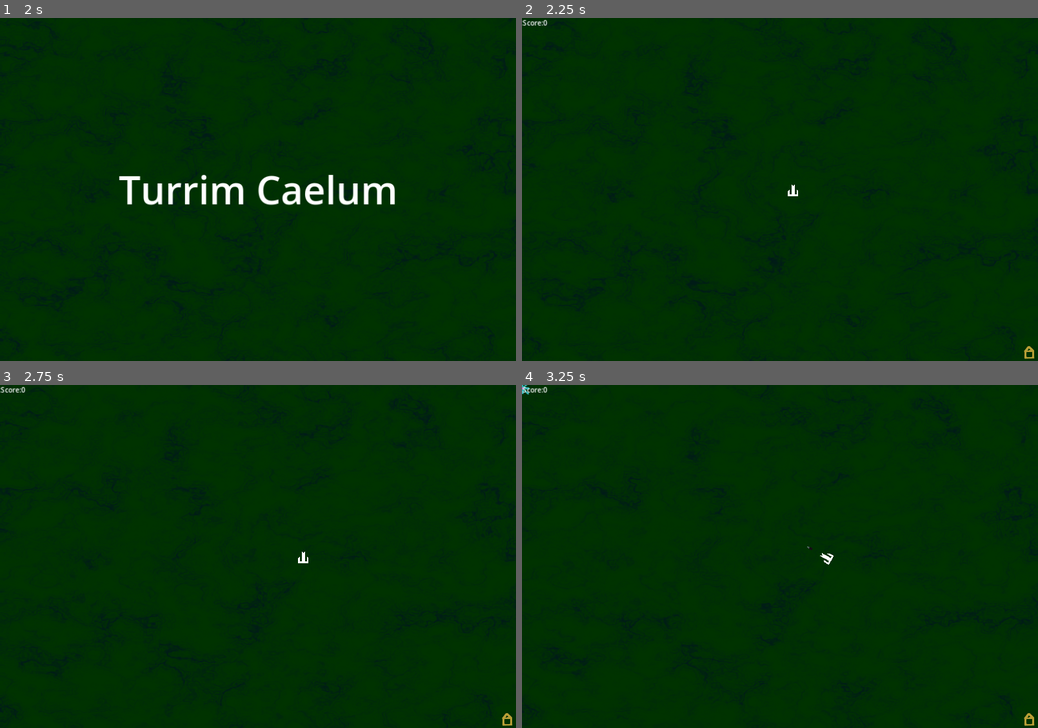
Above: before the commit, frames 1-4 (two rows, left to right).
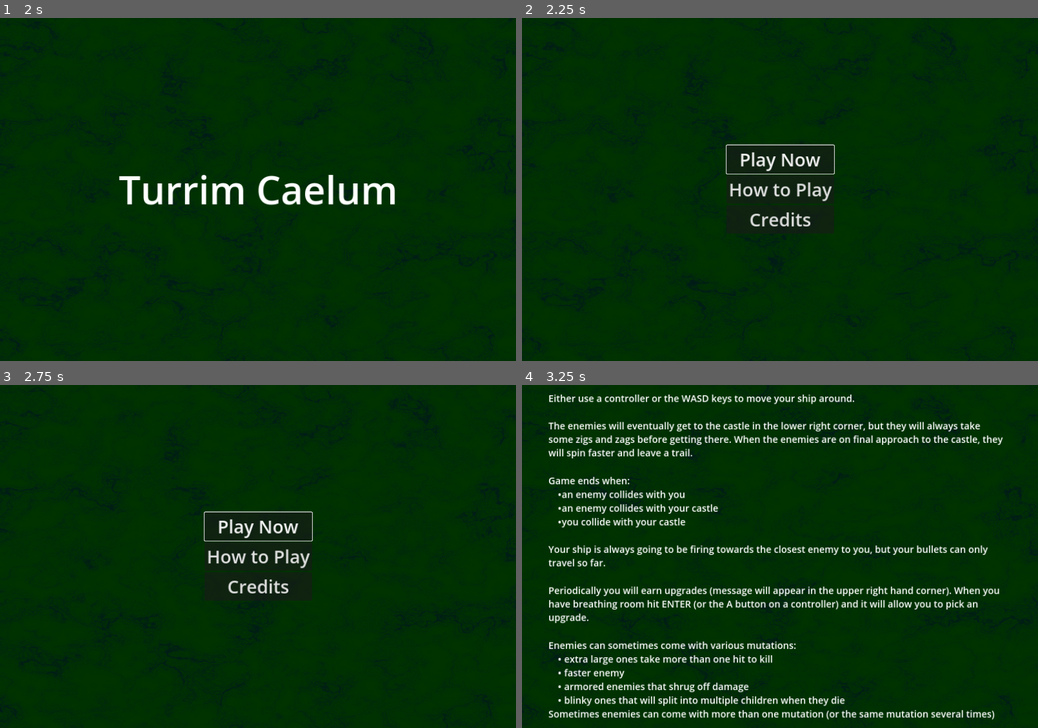
Above: after the commit, the same moments.

Repository: Habidakus/turrim-caelum
Game: Godot game, scene res://Scenes/main.tscn
The game is run twice, just before and just after one commit, with the same random seed, the same clock (stepped at 60 frames per second) and the same inputs. The engine's default icon, where the game draws it, is replaced by a stand-in: a white triangle on a blue panel in a dark square.
Inputs (mouse positions are in pixels of both pictures, inside the frame that each line leads up to):
- Up to frame 1 (2 s): tap Enter (pause) at 0.5 s; move the mouse to (371, 172) at 0.52 s; hold D (move_right) 0.53-1.28 s; click (371, 172) at 0.67 s; tap Space at 1.25 s; move the mouse to (154, 206) at 1.27 s; hold S (move_down) from 1.28 s (still down)
- Up to frame 2 (2.25 s): tap Enter (pause) at 2 s; move the mouse to (831, 114) at 2.02 s; release S (move_down) at 2.03 s; hold D (move_right) from 2.03 s (still down)
- Up to frame 3 (2.75 s): keep holding D (move_right)
- Up to frame 4 (3.25 s): release D (move_right) at 2.75 s; click (780, 556) at 2.75 s, where only the run after the commit has a clickable "How to Play"

Frame 1 is identical in both runs. In frame 2, 1.3% of the frame differs, in the area x 0-100%, y 0-100%; in frame 3, 1.3%; in frame 4, 11%.

Commit message:
Added Credits and How to page, and menu to select them

Diff:
--- a/Scenes/hud.tscn
+++ b/Scenes/hud.tscn
@@ -1,7 +1,8 @@
-[gd_scene load_steps=5 format=3 uid="uid://d2hbtaulje8em"]
+[gd_scene load_steps=6 format=3 uid="uid://d2hbtaulje8em"]
 
 [ext_resource type="Script" path="res://Scripts/hud.gd" id="1_edgxy"]
 [ext_resource type="PackedScene" uid="uid://uiim2bkkgwug" path="res://Scenes/card_template.tscn" id="2_yx255"]
+[ext_resource type="ButtonGroup" uid="uid://q2m6lpuqqkyw" path="res://Scenes/menuButtons.tres" id="3_xur4o"]
 
 [sub_resource type="ViewportTexture" id="ViewportTexture_x5c2e"]
 
@@ -13,17 +14,20 @@
 card_template_scene = ExtResource("2_yx255")
 
 [node name="ScoreLabel" type="Label" parent="."]
+visible = false
 offset_right = 40.0
 offset_bottom = 23.0
 text = "Score:"
 
 [node name="ScoreValue" type="Label" parent="."]
+visible = false
 offset_left = 48.0
 offset_right = 88.0
 offset_bottom = 26.0
 text = "9999"
 
 [node name="MoneyLabel" type="Label" parent="."]
+visible = false
 anchors_preset = 1
 anchor_left = 1.0
 anchor_right = 1.0
@@ -35,6 +39,7 @@
 horizontal_alignment = 2
 
 [node name="MoneyValue" type="Label" parent="."]
+visible = false
 anchors_preset = 1
 anchor_left = 1.0
 anchor_right = 1.0
@@ -45,6 +50,7 @@
 text = "9999"
 
 [node name="GameTitle" type="Label" parent="."]
+visible = false
 anchors_preset = 8
 anchor_left = 0.5
 anchor_top = 0.5
@@ -62,6 +68,7 @@
 vertical_alignment = 1
 
 [node name="GameOver" type="Label" parent="."]
+visible = false
 anchors_preset = 8
 anchor_left = 0.5
 anchor_top = 0.5
@@ -76,21 +83,8 @@
 theme_override_font_sizes/font_size = 84
 text = "Game Over"
 
-[node name="PressAnyKey" type="Label" parent="."]
-anchors_preset = 7
-anchor_left = 0.5
-anchor_top = 1.0
-anchor_right = 0.5
-anchor_bottom = 1.0
-offset_left = -20.0
-offset_top = -23.0
-offset_right = 20.0
-grow_horizontal = 2
-grow_vertical = 0
-theme_override_font_sizes/font_size = 24
-text = "(Press any key to start game)"
-
 [node name="CardA" type="TextureRect" parent="."]
+visible = false
 anchors_preset = 8
 anchor_left = 0.5
 anchor_top = 0.5
@@ -105,6 +99,7 @@
 texture = SubResource("ViewportTexture_x5c2e")
 
 [node name="CardC" type="TextureRect" parent="."]
+visible = false
 anchors_preset = 8
 anchor_left = 0.5
 anchor_top = 0.5
@@ -119,6 +114,7 @@
 texture = SubResource("ViewportTexture_7uxpj")
 
 [node name="CardB" type="TextureRect" parent="."]
+visible = false
 anchors_preset = 8
 anchor_left = 0.5
 anchor_top = 0.5
@@ -131,6 +127,172 @@
 grow_horizontal = 2
 grow_vertical = 2
 texture = SubResource("ViewportTexture_7uxpj")
+
+[node name="Credits" type="VBoxContainer" parent="."]
+visible = false
+anchors_preset = -1
+anchor_left = 0.056
+anchor_right = 1.0
+anchor_bottom = 1.0
+grow_horizontal = 2
+grow_vertical = 2
+size_flags_vertical = 3
+
+[node name="Top_Space" type="RichTextLabel" parent="Credits"]
+layout_mode = 2
+size_flags_vertical = 3
+theme_override_font_sizes/normal_font_size = 26
+theme_override_font_sizes/bold_font_size = 22
+bbcode_enabled = true
+fit_content = true
+
+[node name="Programming" type="RichTextLabel" parent="Credits"]
+layout_mode = 2
+theme_override_font_sizes/normal_font_size = 26
+theme_override_font_sizes/bold_font_size = 22
+bbcode_enabled = true
+text = "[b]Programming[/b]: Jason Abbott"
+fit_content = true
+
+[node name="Design" type="RichTextLabel" parent="Credits"]
+layout_mode = 2
+theme_override_font_sizes/normal_font_size = 26
+theme_override_font_sizes/bold_font_size = 22
+bbcode_enabled = true
+text = "[b]Design[/b]: Jason Abbott"
+fit_content = true
+
+[node name="Design Help" type="RichTextLabel" parent="Credits"]
+layout_mode = 2
+theme_override_font_sizes/normal_font_size = 26
+theme_override_font_sizes/bold_font_size = 22
+bbcode_enabled = true
+text = "[b]Designers who actually know something about design and were very gratious and gave me feedback[/b]:
+[indent]Jesse Decker[/indent]
+[indent]Jeff Hamilton[/indent]
+[indent]Andy Kirton[/indent]"
+fit_content = true
+
+[node name="Art" type="RichTextLabel" parent="Credits"]
+layout_mode = 2
+theme_override_font_sizes/normal_font_size = 26
+theme_override_font_sizes/bold_font_size = 22
+bbcode_enabled = true
+text = "[b]Art[/b]: Jason Abbott"
+fit_content = true
+
+[node name="Sound" type="RichTextLabel" parent="Credits"]
+layout_mode = 2
+theme_override_font_sizes/normal_font_size = 26
+theme_override_font_sizes/bold_font_size = 22
+bbcode_enabled = true
+text = "[b]Sound[/b]: Free sounds from https://pixabay.com"
+fit_content = true
+
+[node name="Bottom_Space" type="RichTextLabel" parent="Credits"]
+layout_mode = 2
+size_flags_vertical = 3
+theme_override_font_sizes/normal_font_size = 26
+theme_override_font_sizes/bold_font_size = 22
+bbcode_enabled = true
+fit_content = true
+
+[node name="Menu" type="VBoxContainer" parent="."]
+visible = false
+anchors_preset = 8
+anchor_left = 0.5
+anchor_top = 0.5
+anchor_right = 0.5
+anchor_bottom = 0.5
+offset_left = -125.0
+offset_top = -103.0
+offset_right = 125.0
+offset_bottom = 103.0
+grow_horizontal = 2
+grow_vertical = 2
+
+[node name="Menu_PlayGame" type="Button" parent="Menu"]
+layout_mode = 2
+size_flags_vertical = 4
+focus_next = NodePath("../Menu_HowToPlay")
+focus_previous = NodePath("../Menu_Credits")
+theme_override_font_sizes/font_size = 42
+toggle_mode = true
+button_group = ExtResource("3_xur4o")
+text = "Play Now"
+
+[node name="Menu_HowToPlay" type="Button" parent="Menu"]
+layout_mode = 2
+size_flags_vertical = 4
+focus_next = NodePath("../Menu_Credits")
+focus_previous = NodePath("../Menu_PlayGame")
+theme_override_font_sizes/font_size = 42
+toggle_mode = true
+button_group = ExtResource("3_xur4o")
+text = "How to Play"
+
+[node name="Menu_Credits" type="Button" parent="Menu"]
+layout_mode = 2
+size_flags_vertical = 4
+focus_next = NodePath("../Menu_PlayGame")
+focus_previous = NodePath("../Menu_HowToPlay")
+theme_override_font_sizes/font_size = 42
+toggle_mode = true
+button_group = ExtResource("3_xur4o")
+text = "Credits"
+
+[node name="HowToPlay" type="VBoxContainer" parent="."]
+anchors_preset = -1
+anchor_right = 1.0
+anchor_bottom = 1.0
+offset_left = 60.0
+offset_top = -14.0
+offset_right = -72.0
+offset_bottom = 14.0
+grow_horizontal = 2
+grow_vertical = 2
+
+[node name="Top_Space" type="RichTextLabel" parent="HowToPlay"]
+layout_mode = 2
+size_flags_vertical = 3
+theme_override_font_sizes/normal_font_size = 26
+theme_override_font_sizes/bold_font_size = 22
+bbcode_enabled = true
+fit_content = true
+
+[node name="Text" type="RichTextLabel" parent="HowToPlay"]
+layout_mode = 2
+theme_override_font_sizes/normal_font_size = 22
+theme_override_font_sizes/bold_font_size = 22
+bbcode_enabled = true
+text = "Either use a controller or the WASD keys to move your ship around.
+
+The enemies will eventually get to the castle in the lower right corner, but they will always take some zigs and zags before getting there. When the enemies are on final approach to the castle, they will spin faster and leave a trail.
+
+Game ends when:
+[ul]an enemy collides with you[/ul]
+[ul]an enemy collides with your castle[/ul]
+[ul]you collide with your castle[/ul]
+
+Your ship is always going to be firing towards the closest enemy to you, but your bullets can only travel so far.
+
+Periodically you will earn upgrades (message will appear in the upper right hand corner). When you have breathing room hit ENTER (or the A button on a controller) and it will allow you to pick an upgrade.
+
+Enemies can sometimes come with various mutations:
+[ul] extra large ones take more than one hit to kill[/ul]
+[ul] faster enemy[/ul]
+[ul] armored enemies that shrug off damage[/ul]
+[ul] blinky ones that will split into multiple children when they die[/ul]
+Sometimes enemies can come with more than one mutation (or the same mutation several times)"
+fit_content = true
+
+[node name="Bottom_Space" type="RichTextLabel" parent="HowToPlay"]
+layout_mode = 2
+size_flags_vertical = 3
+theme_override_font_sizes/normal_font_size = 26
+theme_override_font_sizes/bold_font_size = 22
+bbcode_enabled = true
+fit_content = true
 
 [connection signal="gui_input" from="CardA" to="." method="_on_card_a_gui_input"]
 [connection signal="mouse_entered" from="CardA" to="." method="_on_card_a_mouse_entered"]
@@ -141,3 +303,6 @@
 [connection signal="gui_input" from="CardB" to="." method="_on_card_a_gui_input"]
 [connection signal="mouse_entered" from="CardB" to="." method="_on_card_a_mouse_entered"]
 [connection signal="mouse_exited" from="CardB" to="." method="_on_card_a_mouse_exited"]
+[connection signal="pressed" from="Menu/Menu_PlayGame" to="." method="_on_menu_play_game_pressed"]
+[connection signal="pressed" from="Menu/Menu_HowToPlay" to="." method="_on_menu_how_to_play_pressed"]
+[connection signal="pressed" from="Menu/Menu_Credits" to="." method="_on_menu_credits_pressed"]
--- a/Scenes/main.tscn
+++ b/Scenes/main.tscn
@@ -14,6 +14,8 @@
 [ext_resource type="Script" path="res://Scripts/GameState_Playing_Action.gd" id="12_1sd5n"]
 [ext_resource type="Script" path="res://Scripts/GameState_Playing_CardSelection.gd" id="13_3oitj"]
 [ext_resource type="Script" path="res://Scripts/GameState_Playing_GameOver.gd" id="14_sx1bj"]
+[ext_resource type="Script" path="res://Scripts/GameState_ShowPage_HowToPlay.gd" id="15_j06ph"]
+[ext_resource type="Script" path="res://Scripts/GameState_ShowPage_Credits.gd" id="16_yl58h"]
 
 [sub_resource type="FastNoiseLite" id="FastNoiseLite_vua4k"]
 
@@ -78,4 +80,10 @@
 [node name="Timer" type="Timer" parent="GameStateMachine/Playing_GameOver"]
 wait_time = 3.0
 
+[node name="ShowPage_HowToPlay" type="Node" parent="GameStateMachine"]
+script = ExtResource("15_j06ph")
+
+[node name="ShowPage_Credits" type="Node" parent="GameStateMachine"]
+script = ExtResource("16_yl58h")
+
 [connection signal="increase_score" from="." to="." method="_on_increase_score"]
--- /dev/null
+++ b/Scenes/menuButtons.tres
@@ -0,0 +1,3 @@
+[gd_resource type="ButtonGroup" format=3 uid="uid://q2m6lpuqqkyw"]
+
+[resource]
--- a/Scripts/GameState_MainMenu.gd
+++ b/Scripts/GameState_MainMenu.gd
@@ -8,6 +8,9 @@
 	%HUD.hide_main_menu()
 
 func update(_delta : float):
-	if Input.is_anything_pressed():
-		get_parent().switch_state("Playing_Action")
-		get_parent().get_parent().start_game()
+	if Input.is_action_pressed("move_down"):
+		%HUD.ensure_menu_has_focus()
+	elif Input.is_action_pressed("move_up"):
+		%HUD.ensure_menu_has_focus()
+	#elif Input.is_action_pressed("pause"):
+		#%HUD.select_menu_button(0)
--- a/Scripts/GameState_Playing_GameOver.gd
+++ b/Scripts/GameState_Playing_GameOver.gd
@@ -13,6 +13,8 @@
 
 func exit_state():
 	%HUD.hide_game_over()
+	for mob in get_tree().get_nodes_in_group("mob"):
+		mob.queue_free()
 
 func _on_timer_timeout():
 	$Timer.stop()
--- /dev/null
+++ b/Scripts/GameState_ShowPage_Credits.gd
@@ -0,0 +1,12 @@
+extends GameState
+
+func enter_state():
+	get_tree().paused = true
+	%HUD.show_page_credits()
+
+func exit_state():
+	%HUD.hide_page_credits()
+
+func update(_delta):
+	if Input.is_anything_pressed():
+		%GameStateMachine.switch_state("MainMenu")
--- /dev/null
+++ b/Scripts/GameState_ShowPage_HowToPlay.gd
@@ -0,0 +1,12 @@
+extends GameState
+
+func enter_state():
+	get_tree().paused = true
+	%HUD.show_page_how_to_play()
+
+func exit_state():
+	%HUD.hide_page_how_to_play()
+
+func update(_delta):
+	if Input.is_anything_pressed():
+		%GameStateMachine.switch_state("MainMenu")
--- a/Scripts/hud.gd
+++ b/Scripts/hud.gd
@@ -39,7 +39,9 @@
 	$ScoreLabel.hide()
 	$ScoreValue.hide()
 	$GameOver.hide()
-	$PressAnyKey.hide()
+	$Menu.hide()
+	$HowToPlay.hide()
+	$Credits.hide()
 	$MoneyValue.hide()
 	$MoneyLabel.hide()
 
@@ -138,6 +140,37 @@
 			cardTemplate.mouse_hover(false)
 			activeCard = null
 
+func activate_menu():
+	if $Menu/Menu_PlayGame.has_focus():
+		_on_menu_play_game_pressed()
+	elif $Menu/Menu_HowToGame.has_focus():
+		_on_menu_how_to_play_pressed()
+	else:
+		_on_menu_credits_pressed()
+
+func ensure_menu_has_focus():
+	if $Menu/Menu_PlayGame.has_focus():
+		pass
+	elif $Menu/Menu_HowToPlay.has_focus():
+		pass
+	elif $Menu/Menu_Credits.has_focus():
+		pass
+	else:
+		$Menu/Menu_PlayGame.grab_focus()
+
+func _on_menu_play_game_pressed():
+	%GameStateMachine.switch_state("Playing_Action")
+	# Note that we don't currently put this call to the start_game() function in
+	# the Playing_Action enter() function because that's also called when
+	# switching back form picking cards. #TODO: can be better
+	%HUD.get_parent().start_game()
+
+func _on_menu_how_to_play_pressed():
+	%GameStateMachine.switch_state("ShowPage_HowToPlay")
+
+func _on_menu_credits_pressed():
+	%GameStateMachine.switch_state("ShowPage_Credits")
+
 # ----------------- STATE FUNCTIONS -----------------
 
 func show_title():
@@ -147,14 +180,16 @@
 	$GameTitle.hide()
 
 func show_main_menu():
-	$PressAnyKey.show()
+	$Menu.show()
 
 func hide_main_menu():
-	$PressAnyKey.hide()
+	$Menu.hide()
 
 func show_game_over():
 	$ScoreLabel.show()
 	$ScoreValue.show()
+	$MoneyValue.hide()
+	$MoneyLabel.hide()
 	$GameOver.show()
 
 func hide_game_over():
@@ -179,3 +214,15 @@
 func hide_game_action():
 	$ScoreLabel.hide()
 	$ScoreValue.hide()
+
+func show_page_credits():
+	$Credits.show()
+
+func hide_page_credits():
+	$Credits.hide()
+
+func show_page_how_to_play():
+	$HowToPlay.show()
+
+func hide_page_how_to_play():
+	$HowToPlay.hide()
--- a/Scripts/main.gd
+++ b/Scripts/main.gd
@@ -16,7 +16,6 @@
 # Godot Tech to learn:
 # - settings screen
 # - local persistence
-# - state machine (for use in which mode we're in: playing, scoreboard, info screen, etc...)
 #
 # Features to add:
 # - game outro (score, unlocks, etc...)
@@ -29,8 +28,7 @@
 #     - rocks that will block both enemy paths & blow up the player
 #     - walls (like rocks, but much longer)
 #     - hostile zones that would blow up the player but allow mobs to pass through
-# - how to play screen
-# - general info screen
+# - Quit game button
 # - display stats while in advancement selection screen (and on end screen)
 # - more advancements:
 #   - multi shot
Not shown: 1 places in Scenes/main.tscn that only renumber resources
